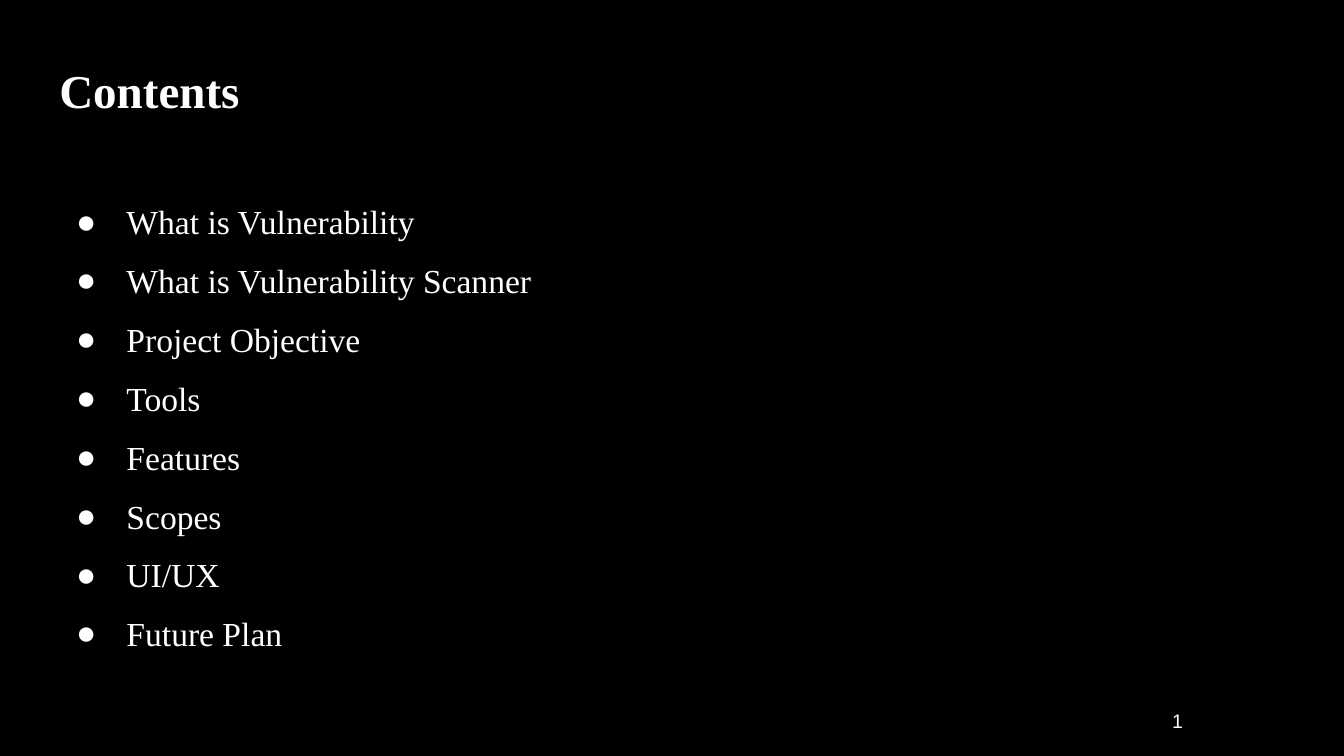
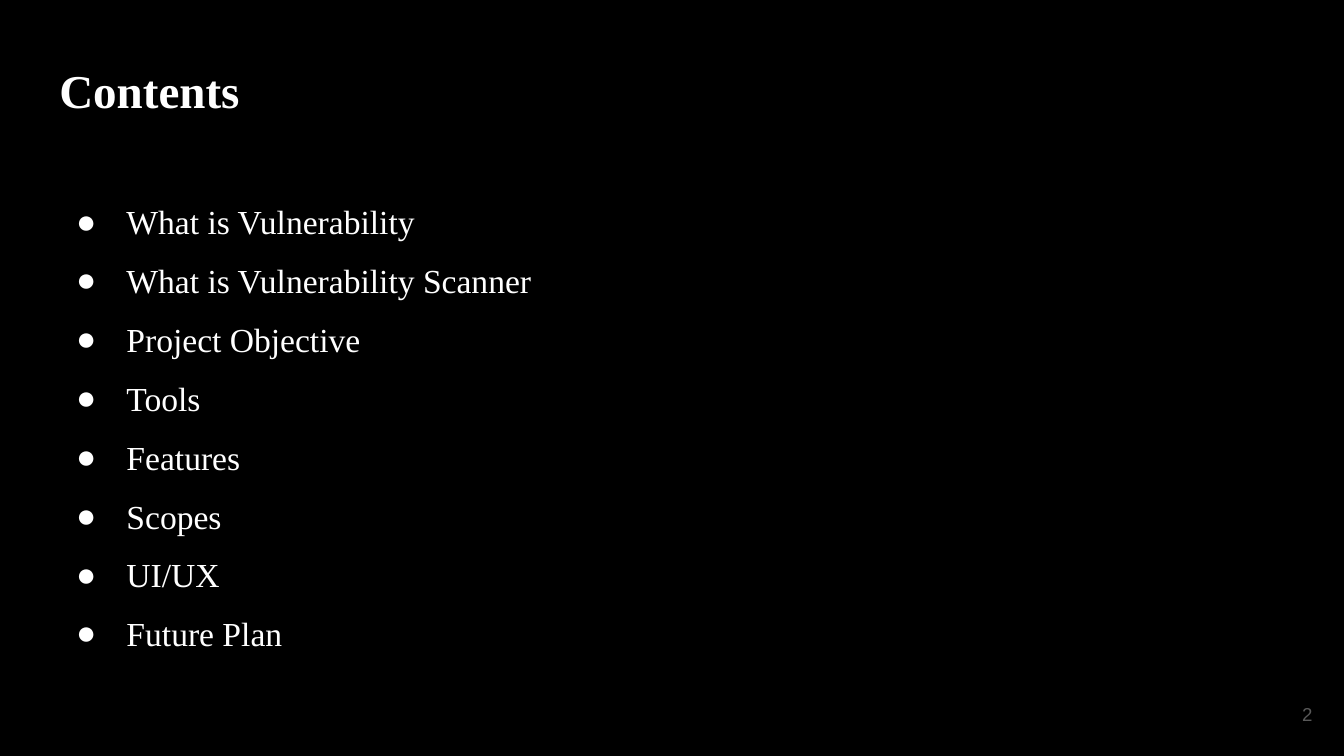
Before and after one commit to mdomorffaruk/CSE41-LAB, a slide deck: slide 2 of ThesisPart1/Proposal-Website-Vulnerabilities-Scanner_-Vuln-Exposer.pptx. Drawn at 1344x756 pixels with LibreOffice and Linux fonts; fonts in the diff are those of the drawing. Boxes give left, top, right and bottom in pixels: in the first picture for what was removed or moved away, otherwise in the second. Text is boxed around its words. In the diff, an @@ line names an element or a change of style, - is before the commit and + after.

```diff
--- a/ThesisPart1/Proposal-Website-Vulnerabilities-Scanner_-Vuln-Exposer.pptx
+++ b/ThesisPart1/Proposal-Website-Vulnerabilities-Scanner_-Vuln-Exposer.pptx
@@ text removed at (1172,714,1183,728) @@
-1
@@ page number added at (1302,708,1312,721), 10 pt, text #595959 @@
+2
```
Also in this commit, not shown: 9 other slides changed, 2 slides added, 6 slides removed.
